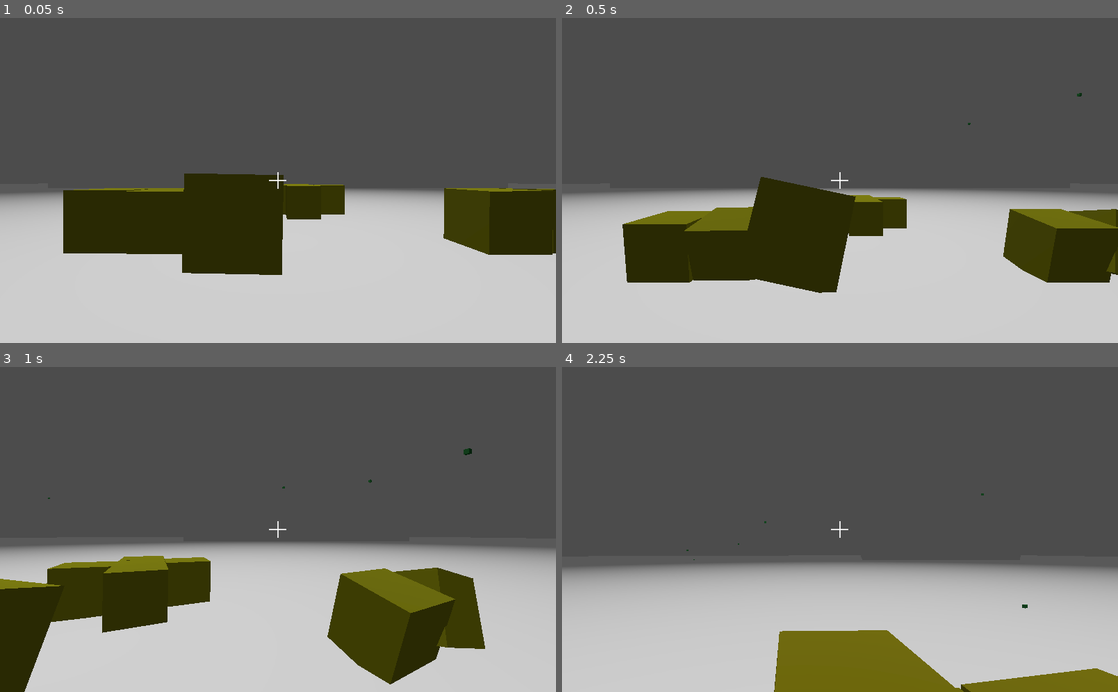
Above: before the commit, frames 1-4 (two rows, left to right).
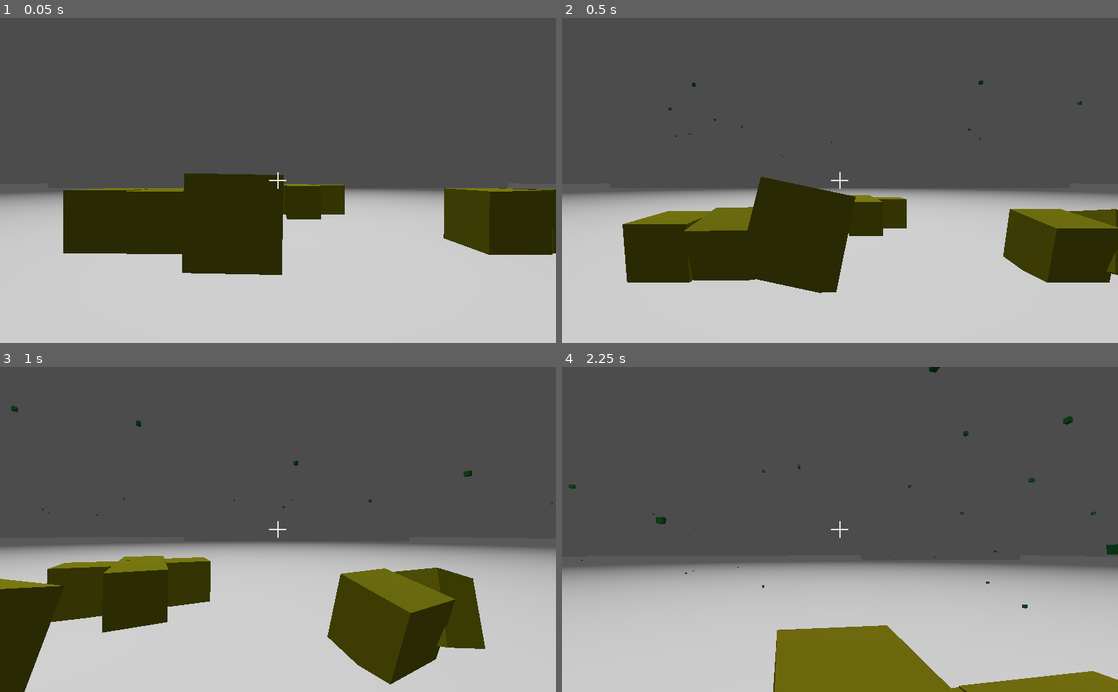
Above: after the commit, the same moments.

Repository: Dunkhan/DarwinsGarden
Game: Godot game, scene res://World.tscn
Same seed, same stepped clock (60 frames per second), same inputs: the game is played once before the commit and once after it.
Inputs (mouse positions are in pixels of both pictures, inside the frame that each line leads up to):
- Up to frame 1 (0.05 s): no input
- Up to frame 2 (0.5 s): no input
- Up to frame 3 (1 s): move the mouse to (305, 529) at 0.52 s; hold Up (ui_up) from 0.53 s (still down); click (305, 529) at 0.67 s
- Up to frame 4 (2.25 s): keep holding Up (ui_up); move the mouse to (812, 529) at 1.27 s; move the mouse to (851, 523) at 2.02 s

Frame 1 is identical in both runs. In frame 2, less than 0.1% of the frame differs, in the area x 19-94%, y 19-44%; in frame 3, 0.1%; in frame 4, 0.8%, in the area x 1-100%, y 0-100%.

Commit message:
Changed food frequency and nutrition to make it more uniform

Diff:
--- a/Food.gd
+++ b/Food.gd
@@ -3,7 +3,7 @@
 
 var decay_time = 60
 #warning-ignore:unused_class_variable
-var food_value = 5
+var food_value = 1
 var decay = 0
 #warning-ignore:unused_class_variable
 var is_eaten = false
--- a/TestScript.gd
+++ b/TestScript.gd
@@ -3,7 +3,7 @@
 onready var Creature = preload("res://Creature/Creature.tscn")
 onready var Food = preload("Food.tscn")
 
-var food_frequency = 7
+var food_frequency = 35
 var food_counter = 0
 var food_queue : Array = Array()
 var scarcity_counter = 0
Not shown, changed: notes.txt
